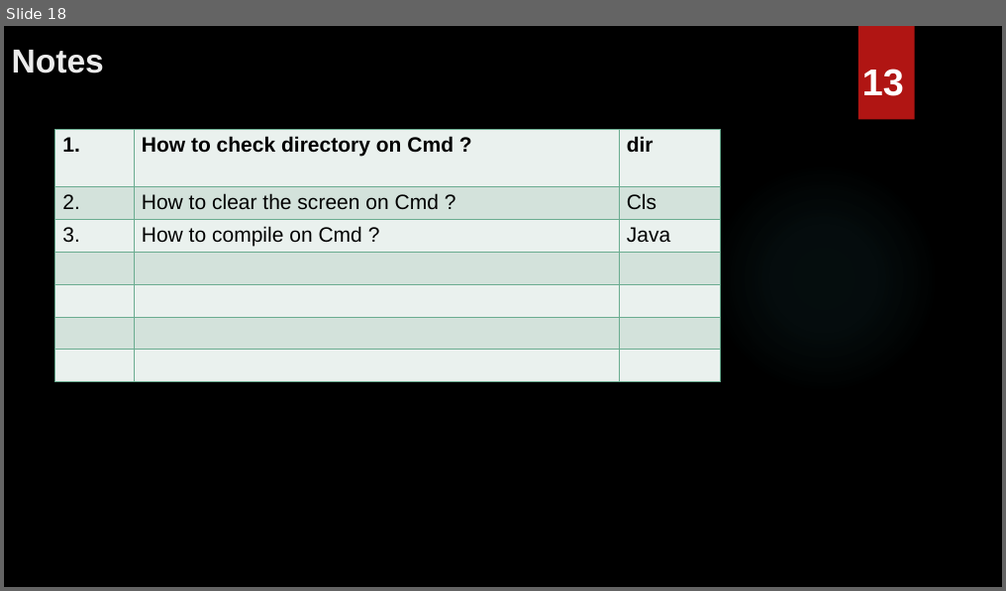
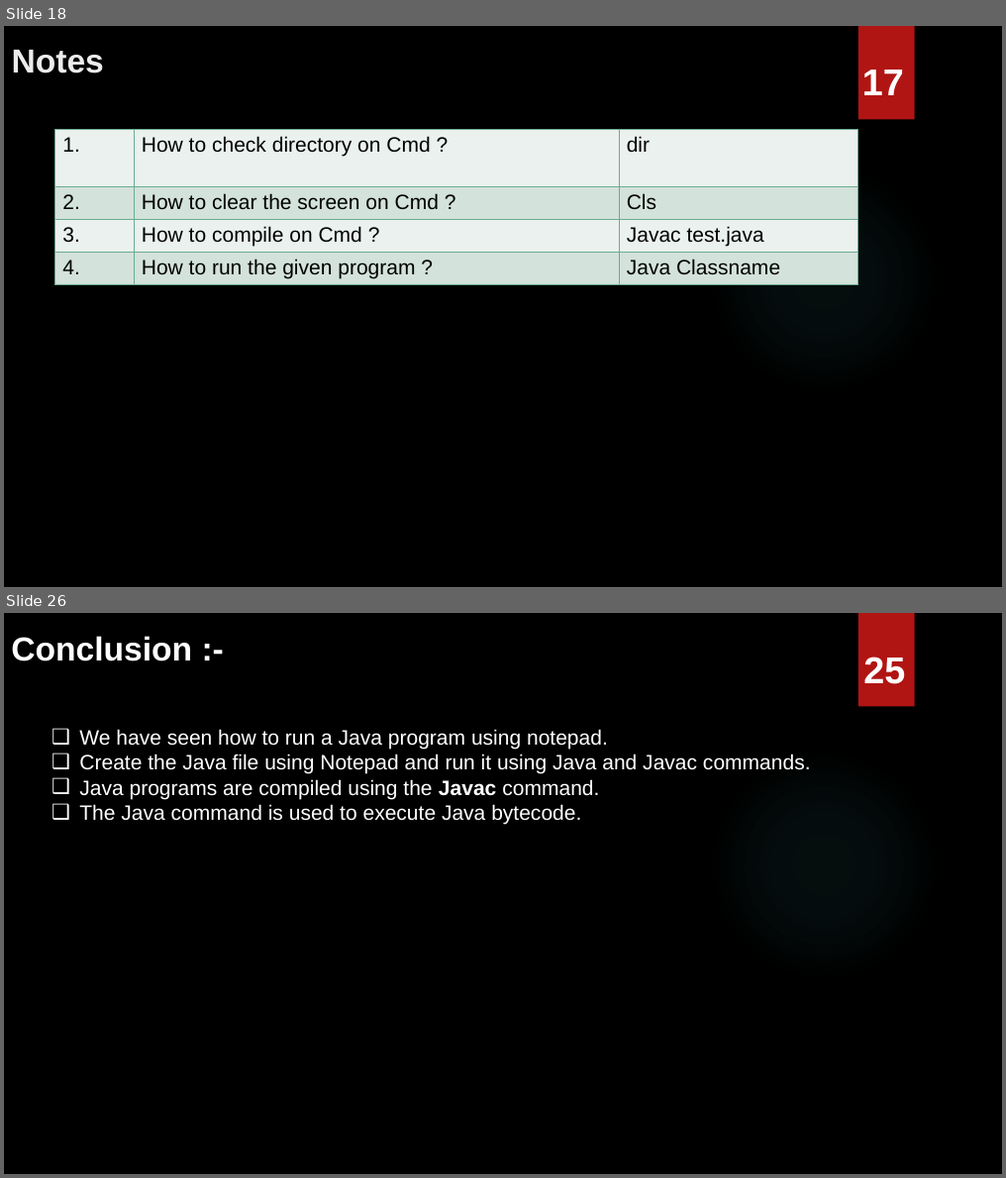
Before and after one commit to MeghaM-A/Java, a slide deck: Java.pptx. Shown one above the other, each under a label of ours: slide 18 before the commit, slides 18 and 26 after it; the slides between them are not shown. The pictures are 1006x591 and 1006x1178 pixels, drawn with LibreOffice and Linux fonts; fonts in the diff are those of the drawing; background and template pictures are left out. Boxes give left, top, right and bottom in pixels: in the first picture for what was removed or moved away, otherwise in the second. Text is boxed around its words. In the diff, an @@ line names an element or a change of style, - is before the commit and + after.

```diff
--- a/Java.pptx
+++ b/Java.pptx
@@ slide 26 added at [4, 613, 1002, 1174], background picture (left out); not listed: 2 template elements that a slide beside it also shows @@
@@ text added at [11, 636, 192, 662], 32 pt, text #FFFFFF, bold @@
+Conclusion :-
@@ text added at [863, 657, 905, 684], 36 pt, text #FFFFFF, bold @@
+25
@@ text added at [79, 729, 811, 824], 20 pt, text #FFFFFF @@
+❑ We have seen how to run a Java program using notepad.
+❑ Create the Java file using Notepad and run it using Java and Javac commands.
+❑ Java programs are compiled using the Javac command.
+❑ The Java command is used to execute Java bytecode.
@@ slide 18 changed as well @@
@@ text at [862, 70, 904, 95]: text changed @@
-13
+17
@@ table at [55, 130, 858, 285] @@
-row 3: 3. | How to compile on Cmd ? | Java
-row 4:  |  | 
-row 5:  |  | 
-row 6:  |  | 
-row 7:  |  | 
+row 3: 3. | How to compile on Cmd ? | Javac test.java
+row 4: 4. | How to run the given program ? | Java Classname
@@ table: place and size @@
-table at [55, 130, 721, 382]
+table at [55, 130, 858, 285]
```
Also in this commit, not shown: 11 other slides changed, 7 other slides added.
